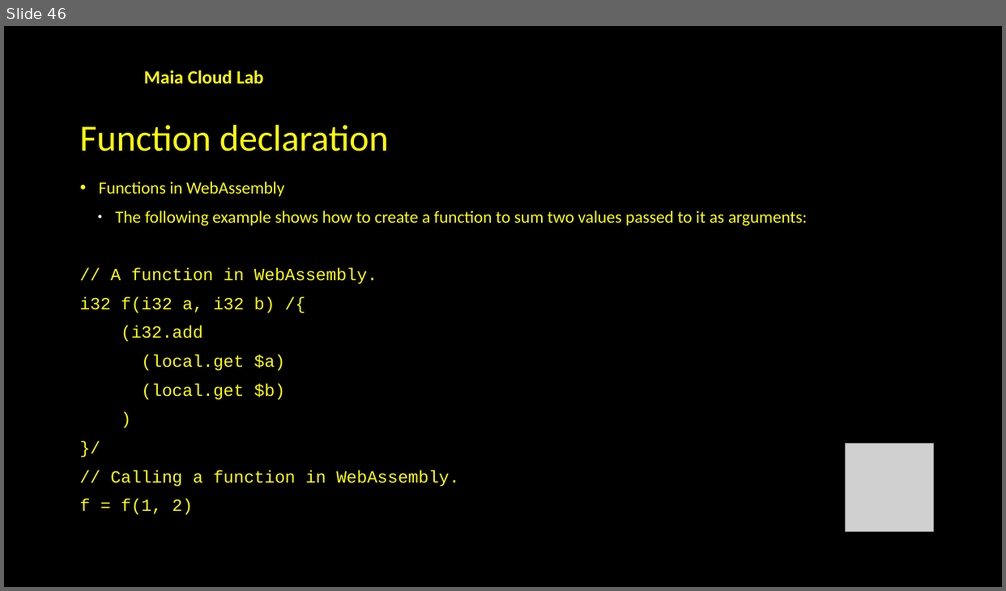
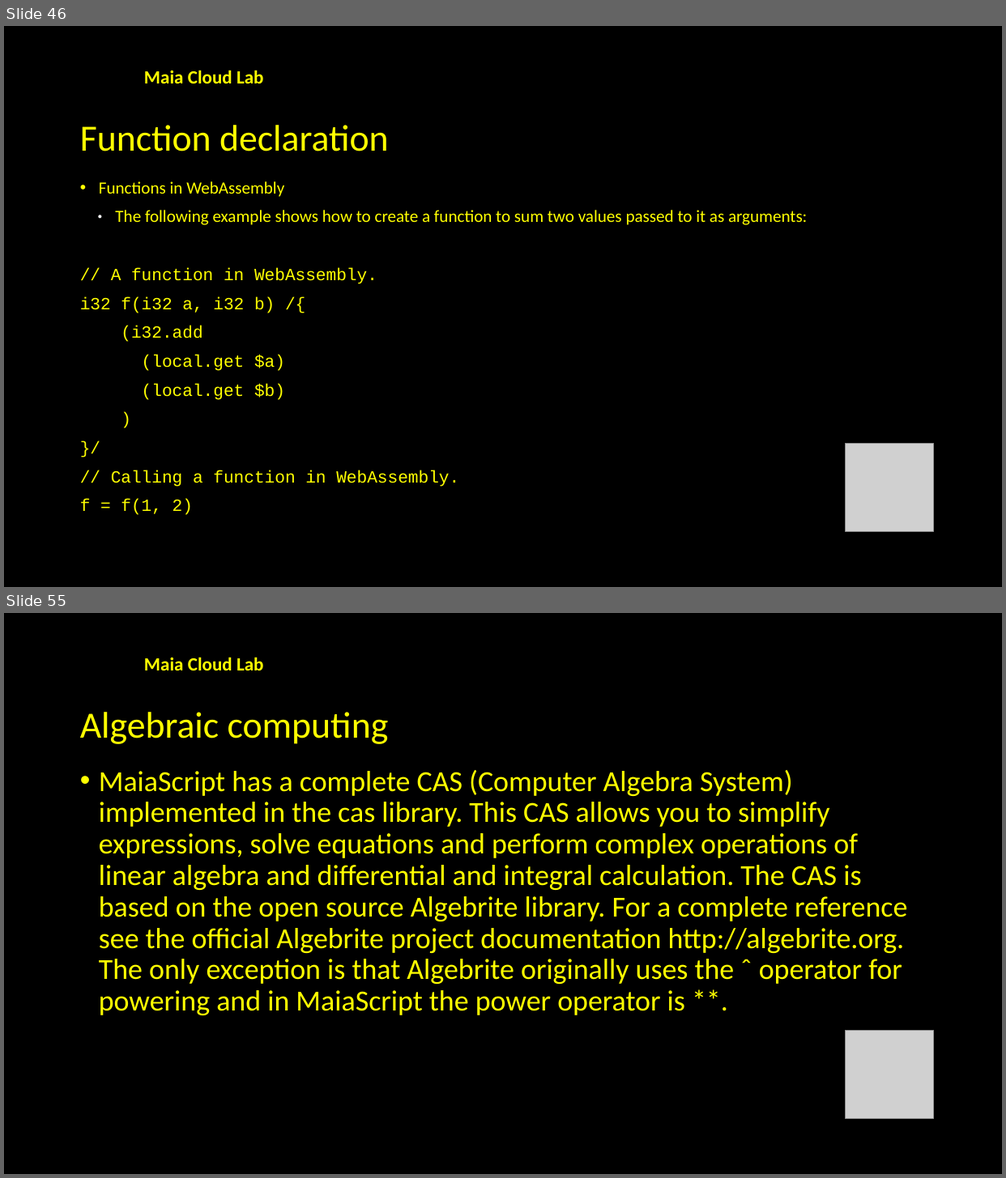
Before and after one commit to souzamonteiro/maiascript-compiler, a slide deck: slides/Introduction to MaiaScript.pptx. Shown one above the other, each under a label of ours: slide 46 before the commit, slides 46 and 55 after it; the slides between them are not shown. The pictures are 1006x591 and 1006x1178 pixels, drawn with LibreOffice and Linux fonts; fonts in the diff are those of the drawing; grey boxes stand for pictures; background and template pictures are left out. Boxes give left, top, right and bottom in pixels: in the first picture for what was removed or moved away, otherwise in the second. Text is boxed around its words. In the diff, an @@ line names an element or a change of style, - is before the commit and + after.

```diff
--- a/slides/Introduction to MaiaScript.pptx
+++ b/slides/Introduction to MaiaScript.pptx
@@ slide 55 added at [4,613,1002,1174], background #000000; not listed: 1 template element that a slide beside it also shows @@
@@ text added at [80,712,389,744], 35.6 pt, text #FFFF00 @@
+Algebraic computing
@@ text added at [99,770,907,1016], 28 pt, text #FFFF00 @@
+• MaiaScript has a complete CAS (Computer Algebra System) implemented in the cas library. This CAS allows you to simplify expressions, solve equations and perform complex operations of linear algebra and differential and integral calculation. The CAS is based on the open source Algebrite library. For a complete reference see the official Algebrite project documentation http://algebrite.org. The only exception is that Algebrite originally uses the ˆ operator for powering and in MaiaScript the power operator is **.
@@ picture added at [846,1030,934,1118] @@
```
Also in this commit, not shown: 3 slides changed, 8 other slides added, 29 slides removed, 1 other file.
